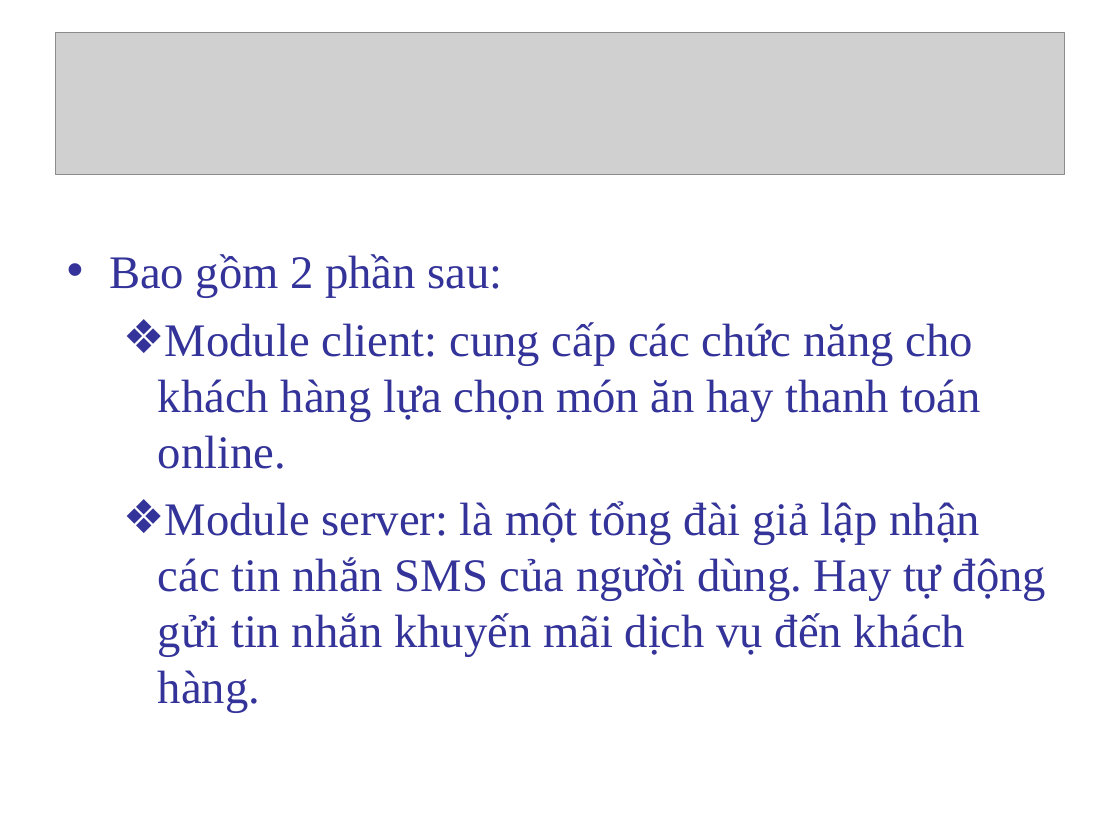
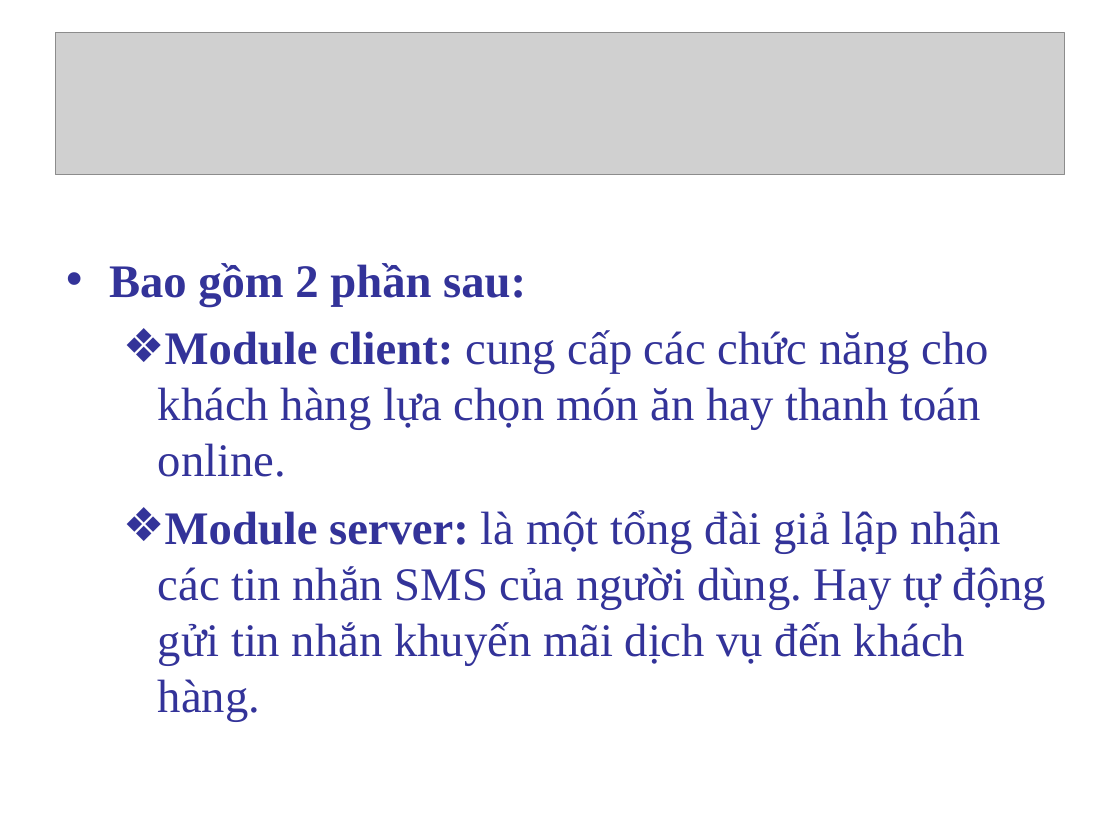
Before and after one commit to ngocho/e-biz, a slide deck: slide 13 of Document/slide_bao_cao.ppt. Drawn at 1120x840 pixels with LibreOffice and Linux fonts; fonts in the diff are those of the drawing; grey boxes stand for pictures; background and template pictures are left out. Boxes give left, top, right and bottom in pixels: in the first picture for what was removed or moved away, otherwise in the second. Text is boxed around its words. In the diff, an @@ line names an element or a change of style, - is before the commit and + after.

```diff
--- a/Document/slide_bao_cao.ppt
+++ b/Document/slide_bao_cao.ppt
@@ text "Bao gồm 2 phần sau:": place and size @@
-text "Bao gồm 2 phần sau:" at [109,254,1046,713]
+text "Bao gồm 2 phần sau:" at [109,263,1046,722]
@@ text "Bao gồm 2 phần sau:" at [109,263,1046,722]: bold on in "Bao gồm 2 phần sau:", "Module client:", "Module server:" @@
```
Also in this commit, not shown: 3 other slides changed, 6 slides added, 6 slides removed.
